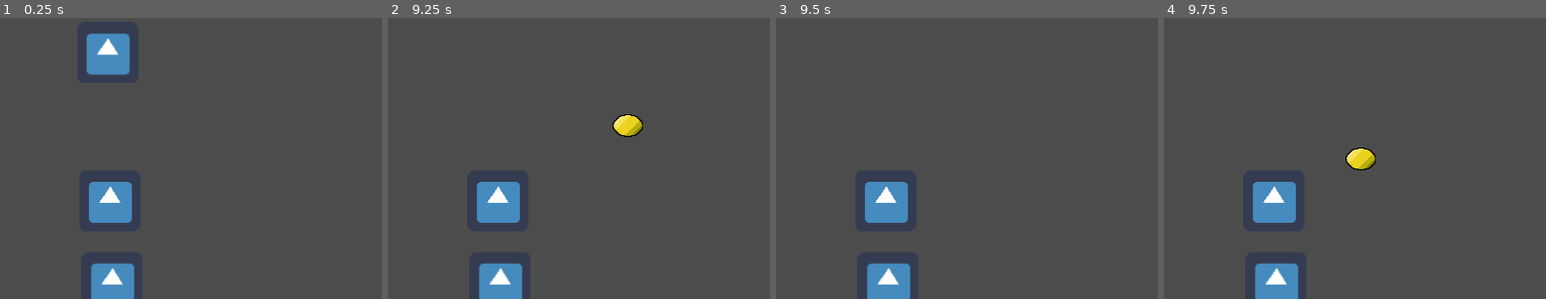
Above: before the commit, frames 1-4 (left to right).
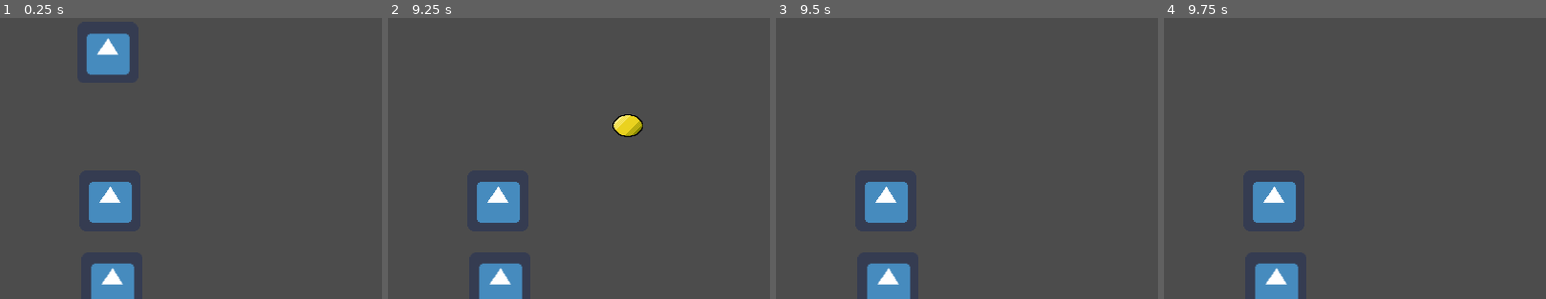
Above: after the commit, the same moments.

Repository: Yerdun/Pathogen
Game: Godot game, scene res://Scenes/Test Scenes/Copy Tester.tscn
The game is run twice, just before and just after one commit, with the same random seed, the same clock (stepped at 60 frames per second) and the same inputs. The engine's default icon, where the game draws it, is replaced by a stand-in: a white triangle on a blue panel in a dark square.
Inputs (mouse positions are % of the whole screen's width and height, from its top left):
- Up to frame 1 (0.25 s): no input
- Up to frame 2 (9.25 s): click "'kill enemy'" at 0.5 s; tap Enter at 1.25 s; move the mouse to (72, 46) at 1.27 s; hold Right (ui_right) 1.28-2.03 s; hold Space (shoot) 1.28-2.03 s; move the mouse to (30, 56) at 2.02 s; hold Down (ui_down) 2.03-2.78 s; tap Shift (control_focus) at 2.1, 5.1, 8.1 s; tap Space (shoot) at 2.3, 3.05, 3.6, 5.3, 6.05, 6.6, 8.3, 9.05 s; move the mouse to (60, 28) at 2.77 s; hold Right (ui_right) 2.78-3.53 s; hold B (copy) 2.78-3.53 s; move the mouse to (45, 71) at 3.52 s; hold Up (ui_up) 3.53-4.28 s; move the mouse to (80, 66) at 4.27 s; hold Space (shoot) 4.28-5.03 s; hold Left (ui_left) 4.28-5.78 s; move the mouse to (20, 36) at 5.02 s; move the mouse to (55, 51) at 5.77 s; hold Down (ui_down) 5.78-6.53 s; hold B (copy) 5.78-6.53 s; move the mouse to (35, 25) at 6.52 s; hold Right (ui_right) 6.53-7.28 s; move the mouse to (72, 46) at 7.27 s; hold Up (ui_up) 7.28-8.03 s; hold Space (shoot) 7.28-8.03 s; move the mouse to (30, 56) at 8.02 s; hold Right (ui_right) 8.03-8.78 s; move the mouse to (60, 28) at 8.77 s; hold Down (ui_down) from 8.78 s (still down); hold B (copy) from 8.78 s (still down)
- Up to frame 3 (9.5 s): keep holding Down (ui_down); keep holding B (copy)
- Up to frame 4 (9.75 s): move the mouse to (45, 71) at 9.52 s; release Down (ui_down) at 9.53 s; release B (copy) at 9.53 s; hold Left (ui_left) from 9.53 s (still down); tap Space (shoot) at 9.6 s
The pictures show only the part of the screen within x 50-100%, y 1-51%; the shares and areas given below are measured in that part.

Frames 1-3 are identical in both runs. In frame 4, 0.5% of the frame differs, in the area x 47-56%, y 46-55%.

Commit message:
Fixed life loss system

Diff:
--- a/Scenes/Player/Bullet Control.gd
+++ b/Scenes/Player/Bullet Control.gd
@@ -18,6 +18,8 @@
 
 var piercingEnabled # true if piercing is enabled
 
+
+
 # Called when the node enters the scene tree for the first time.
 func _ready():
 	SelectedBullet = BasicBullet # defaults selected bullet as basic bullet
@@ -31,7 +33,8 @@
 
 # Called every frame. 'delta' is the elapsed time since the previous frame.
 func _process(_delta):
-	_shoot()
+	if owner.is_dead == false:	# If player is not dead
+		_shoot() 	# Allow player to shoot
 
 func _shoot(): # handles shooting controls and cooldown
 	# if player is trying to use copy ability, cd is ready, and charge is max
--- a/Scenes/Player/Player.gd
+++ b/Scenes/Player/Player.gd
@@ -4,6 +4,7 @@
 export var focus_speed = 140	# Speed while focused (slow mode)
 export var lives = 3			# Amount of player lives
 var is_dead = false				# Variable used to store death status (if dead, disallow doing anything)
+
 
 func _ready():
 	pass # Currently unneeded, included as a stub.
@@ -52,9 +53,9 @@
 	else:	# If colliding with anything else (enemy, bullet)
 		lives -= 1	# Subtract one life
 		$PlayerAnimation.play("death")	# Play death animation (placeholder blank)
-		is_dead = true
+		is_dead = true	# Set is_dead variable to true, to lock control
 		yield(get_tree().create_timer(0.5), "timeout")	# Wait half a second
 		position.x = 160	# Reset player position (temporarily the Player node position defaults, change later)
 		position.y = 120
 		$PlayerAnimation.play("default")	# Return to default animation
-		is_dead = false
+		is_dead = false	# Change is_dead to false to regain control
